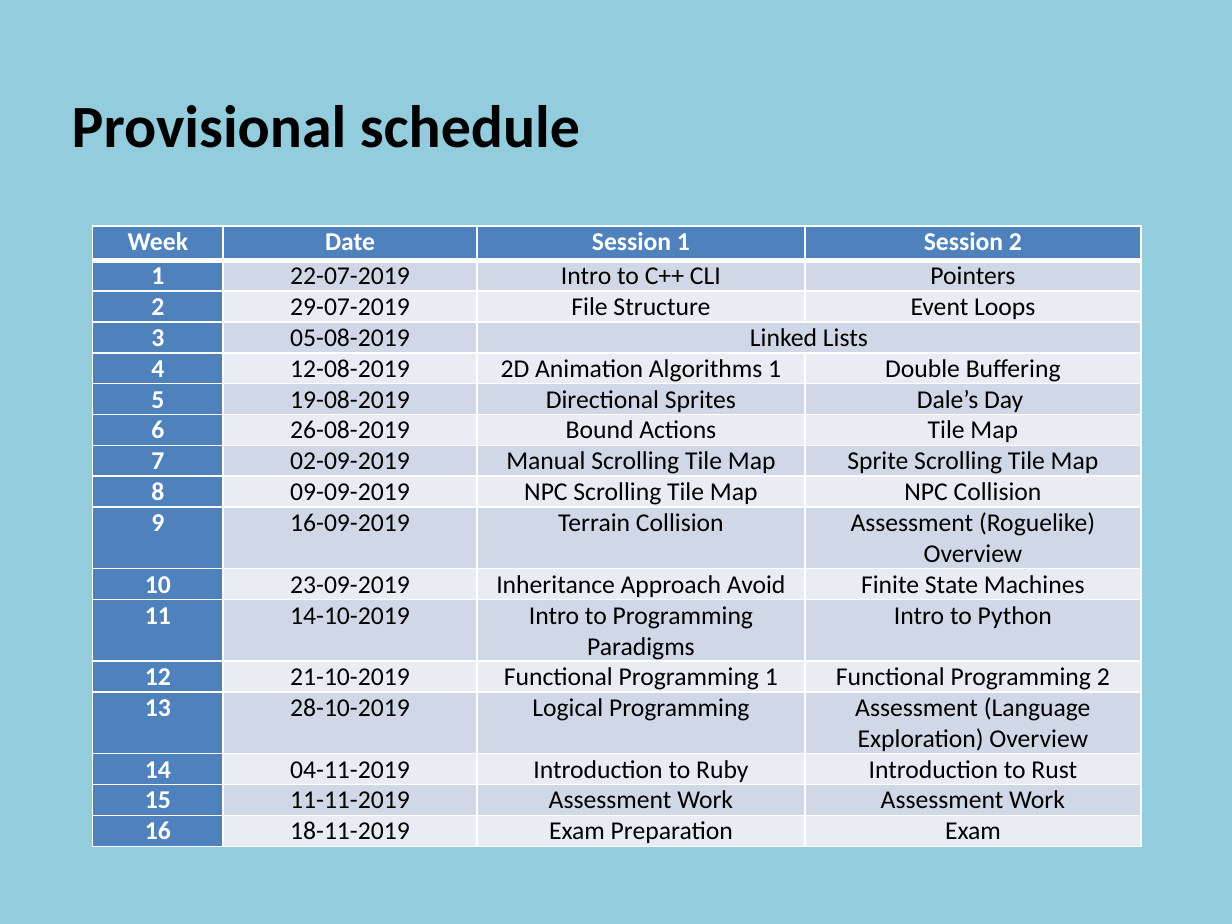
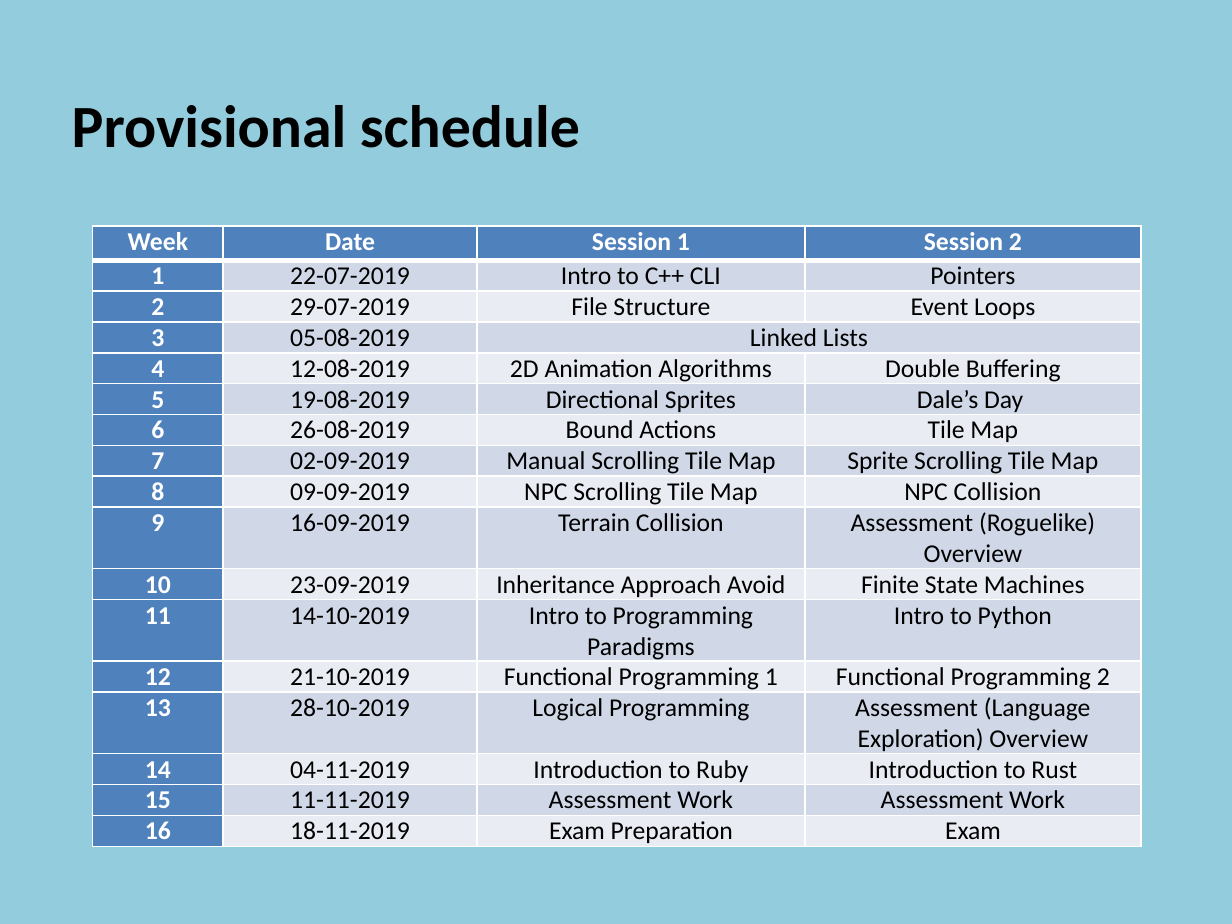
Before and after one commit to szetko/course-materials, a slide deck: slide 4 of Programming 4/01.1 Intro to C++ CLI/01.1 Intro to C++ CLI.pptx. Drawn at 1232x924 pixels with LibreOffice and Linux fonts; fonts in the diff are those of the drawing. Boxes give left, top, right and bottom in pixels: in the first picture for what was removed or moved away, otherwise in the second. Text is boxed around its words. In the diff, an @@ line names an element or a change of style, - is before the commit and + after.

Commit message:
Update course files

```diff
--- a/Programming 4/01.1 Intro to C++ CLI/01.1 Intro to C++ CLI.pptx
+++ b/Programming 4/01.1 Intro to C++ CLI/01.1 Intro to C++ CLI.pptx
@@ table at bbox=[92, 225, 1141, 847] @@
-row 5, column 3: 2D Animation Algorithms 1
+row 5, column 3: 2D Animation Algorithms
```
